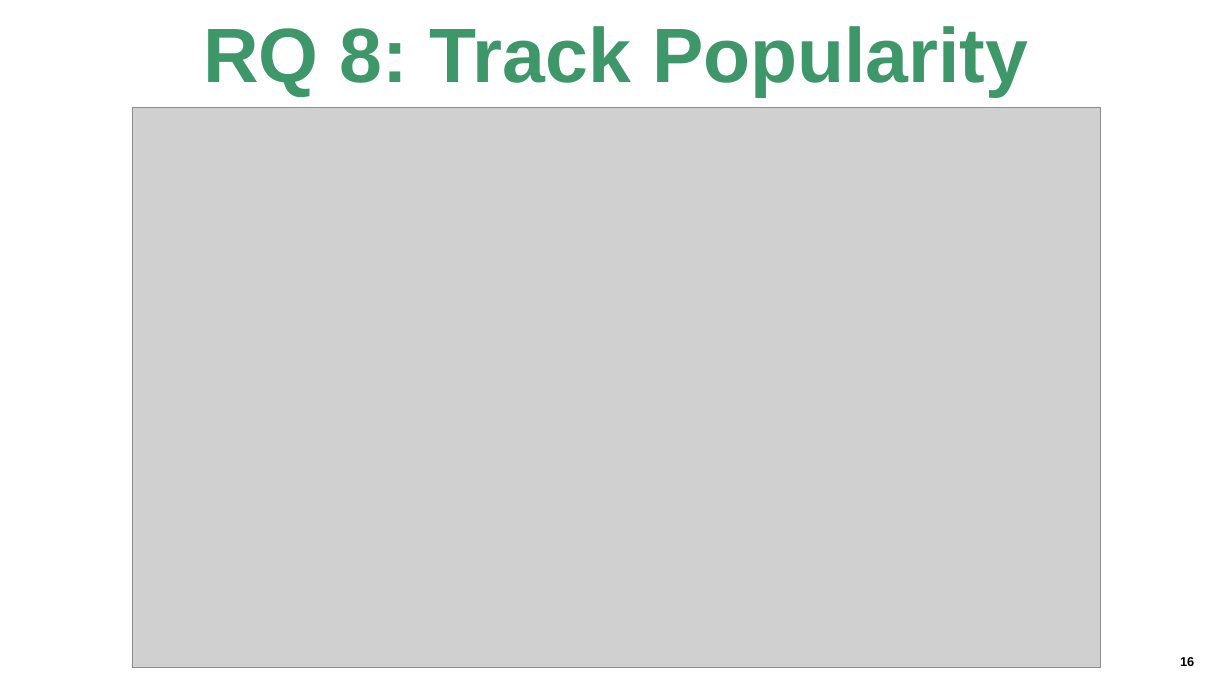
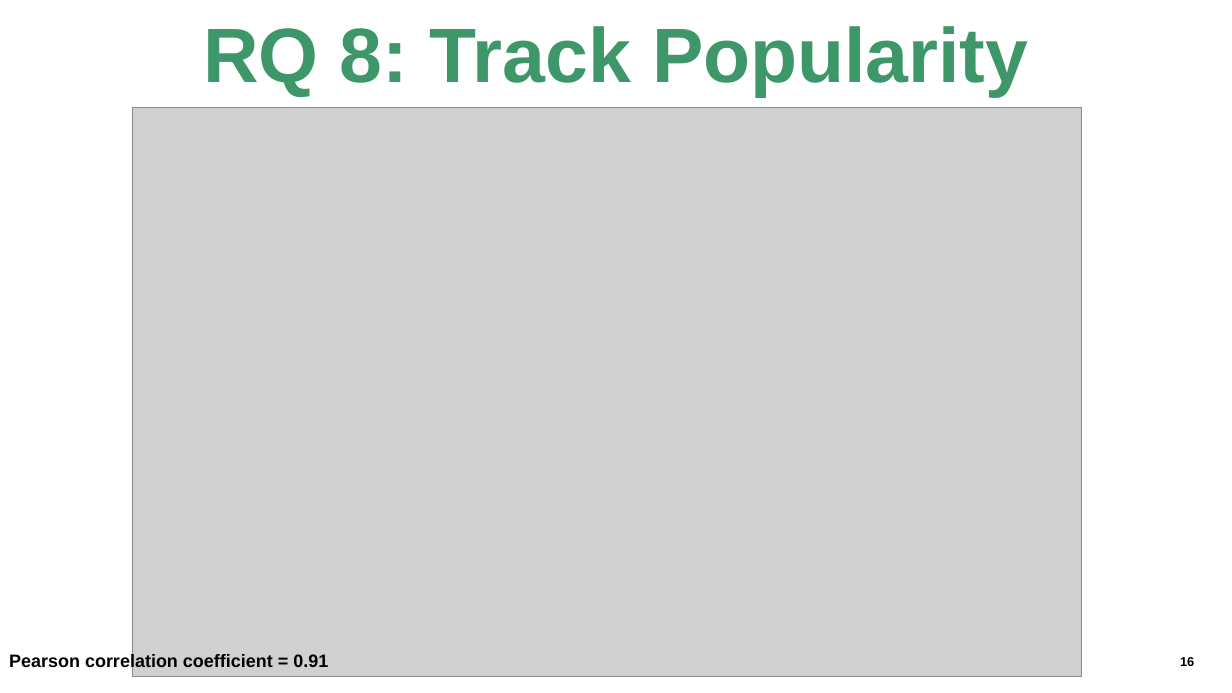
Before and after one commit to AnahitaTehrani/Data-Science-Project, a slide deck: slide 17 of Presentation/Week 4 Prezi.pptx. Drawn at 1232x693 pixels with LibreOffice and Linux fonts; fonts in the diff are those of the drawing; grey boxes stand for pictures. Boxes give left, top, right and bottom in pixels: in the first picture for what was removed or moved away, otherwise in the second. Text is boxed around its words. In the diff, an @@ line names an element or a change of style, - is before the commit and + after.

Commit message:
Final Week 4 Update Prezi

```diff
--- a/Presentation/Week 4 Prezi.pptx
+++ b/Presentation/Week 4 Prezi.pptx
@@ picture: place and size @@
-picture at (132, 107, 1101, 667)
+picture at (132, 107, 1082, 677)
@@ text added at (9, 654, 328, 672), 14 pt, text #000000, bold @@
+Pearson correlation coefficient = 0.91
```
